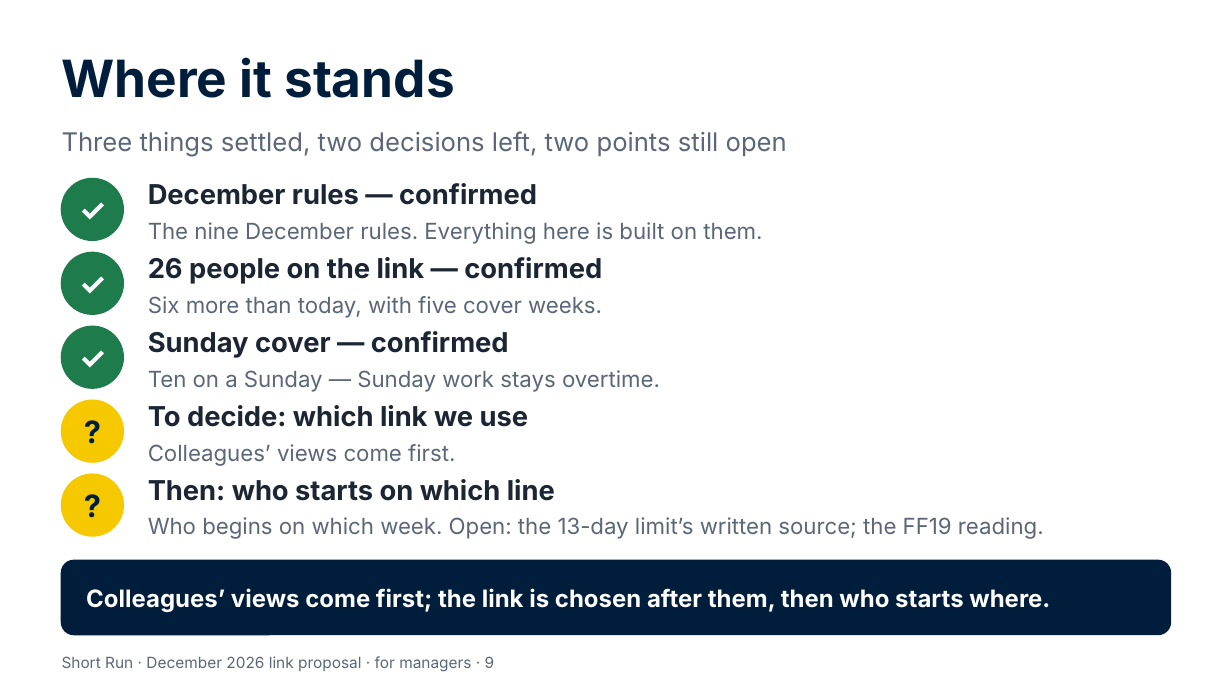
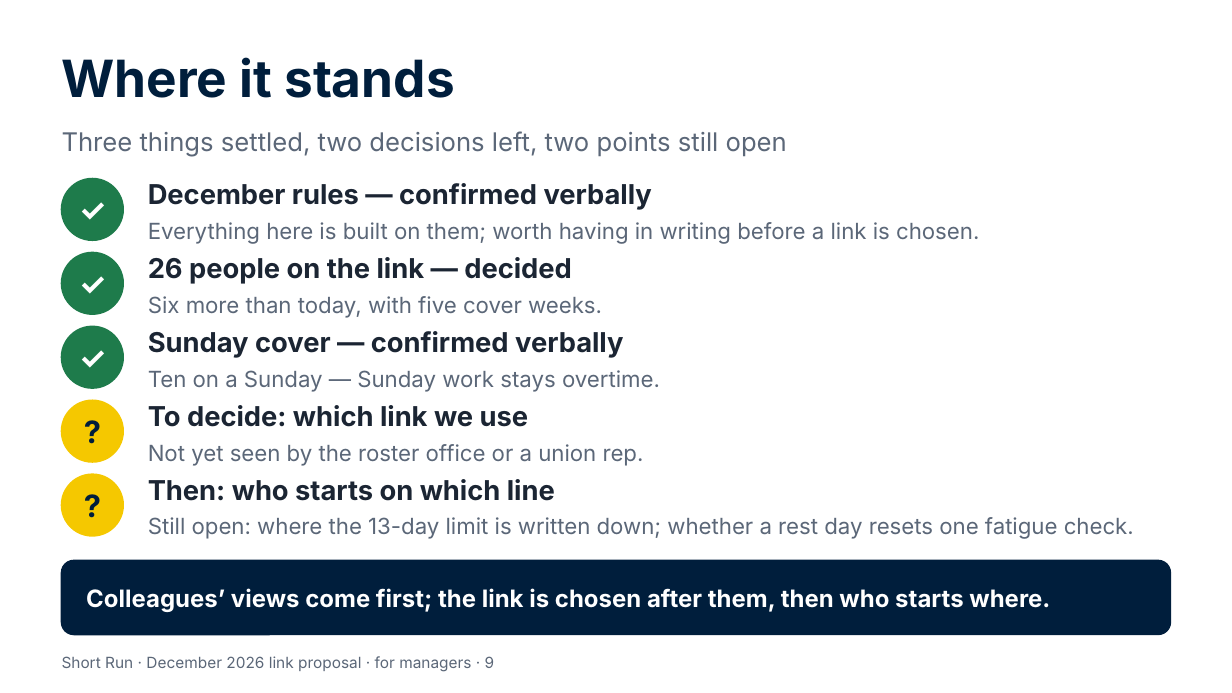
Before and after one commit to Garethdavidmiller/roster-app, a slide deck: slide 9 of docs/links-26/presentations/Short-Run-for-managers.pptx. Drawn at 1232x693 pixels with LibreOffice and Linux fonts; fonts in the diff are those of the drawing. Boxes give left, top, right and bottom in pixels: in the first picture for what was removed or moved away, otherwise in the second. Text is boxed around its words. In the diff, an @@ line names an element or a change of style, - is before the commit and + after.

```diff
--- a/docs/links-26/presentations/Short-Run-for-managers.pptx
+++ b/docs/links-26/presentations/Short-Run-for-managers.pptx
@@ text at box(148, 183, 652, 210): text changed @@
-December rules — confirmed
+December rules — confirmed verbally
@@ text at box(148, 222, 979, 244): text changed @@
-The nine December rules. Everything here is built on them.
+Everything here is built on them; worth having in writing before a link is chosen.
@@ text at box(148, 257, 572, 284): text changed @@
-26 people on the link — confirmed
+26 people on the link — decided
@@ text at box(148, 331, 623, 358): text changed @@
-Sunday cover — confirmed
+Sunday cover — confirmed verbally
@@ text at box(148, 444, 644, 466): text changed @@
-Colleagues’ views come first.
+Not yet seen by the roster office or a union rep.
@@ text at box(148, 517, 1134, 539): text changed @@
-Who begins on which week. Open: the 13-day limit’s written source; the FF19 reading.
+Still open: where the 13-day limit is written down; whether a rest day resets one fatigue check.
```
Also in this commit, not shown: 9 other slides changed, 35 other files.
